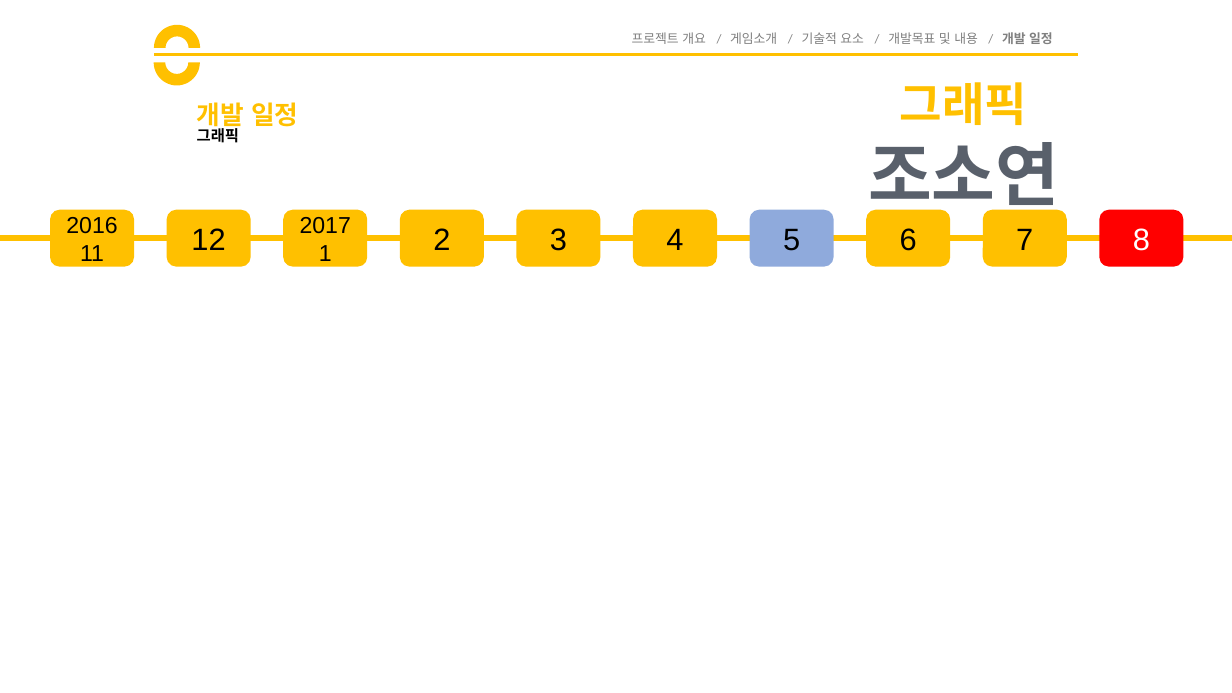
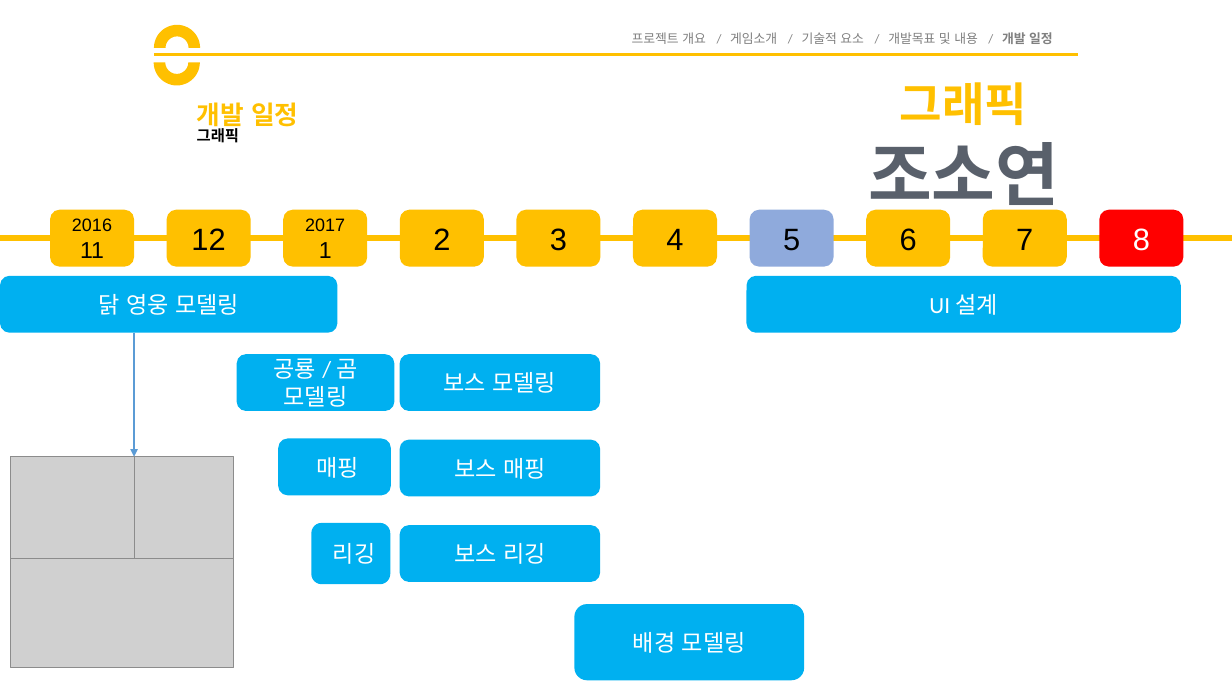
Before and after one commit to goddun/Report, a slide deck: slide 22 of 제안서.pptx (slide 21 before the commit). Drawn at 1232x693 pixels with LibreOffice and Linux fonts; fonts in the diff are those of the drawing; grey boxes stand for pictures. Boxes give left, top, right and bottom in pixels: in the first picture for what was removed or moved away, otherwise in the second. Text is boxed around its words. In the diff, an @@ line names an element or a change of style, - is before the commit and + after.

```diff
--- a/제안서.pptx
+++ b/제안서.pptx
@@ text in rounded rectangle at (72,218,112,231): size 18 to 14 pt in "2016" @@
@@ text in rounded rectangle at (305,218,345,231): size 18 to 14 pt in "2017" @@
@@ rounded rectangle added at (0,276,337,334), fill #00B0F0, 18 pt, text #FFFFFF @@
+닭 영웅 모델링
@@ rounded rectangle added at (747,276,1181,334), fill #00B0F0, 18 pt, text #FFFFFF @@
+UI 설계
@@ arrow added from (134, 333) to (134, 457), #5B9BD5 1.5 pt @@
@@ rounded rectangle added at (237,354,395,411), fill #00B0F0, 18 pt, text #FFFFFF @@
+공룡 / 곰
+모델링
@@ rounded rectangle added at (400,354,601,411), fill #00B0F0, 18 pt, text #FFFFFF @@
+보스 모델링
@@ rounded rectangle added at (278,439,391,496), fill #00B0F0, 18 pt, text #FFFFFF @@
+매핑
@@ rounded rectangle added at (400,440,601,497), fill #00B0F0, 18 pt, text #FFFFFF @@
+보스 매핑
@@ picture added at (10,457,138,559) @@
@@ picture added at (134,457,234,559) @@
@@ rounded rectangle added at (311,523,390,584), fill #00B0F0, 18 pt, text #FFFFFF @@
+리깅
@@ rounded rectangle added at (400,525,601,582), fill #00B0F0, 18 pt, text #FFFFFF @@
+보스 리깅
@@ picture added at (10,558,234,667) @@
@@ rounded rectangle added at (575,604,805,681), fill #00B0F0, 18 pt, text #FFFFFF @@
+배경 모델링
```
Also in this commit, not shown: 14 other slides changed, 1 slide added.
